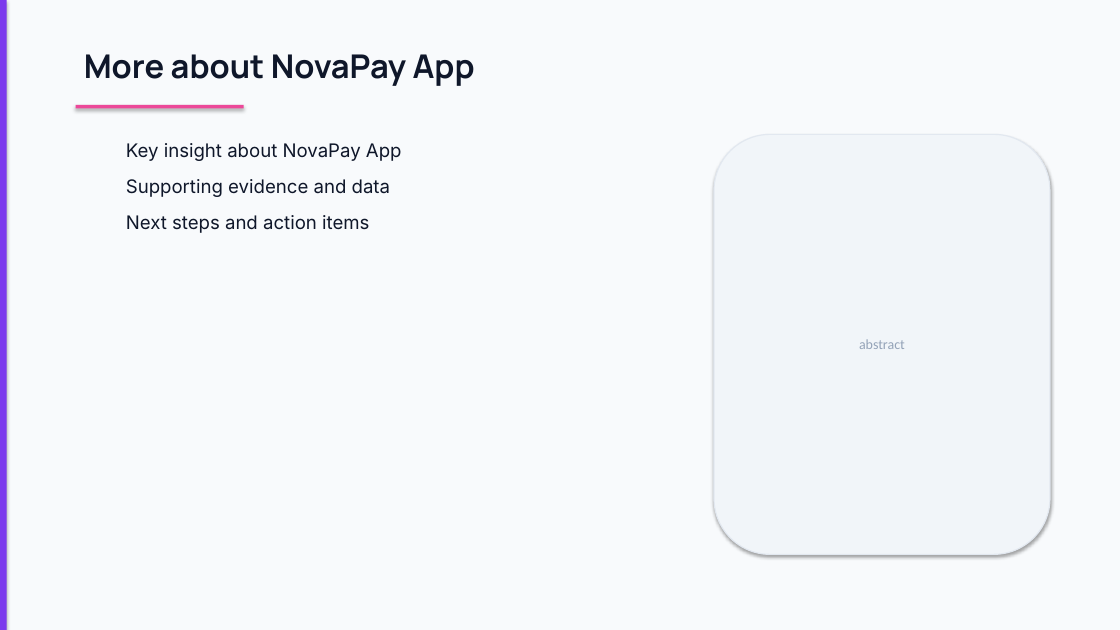
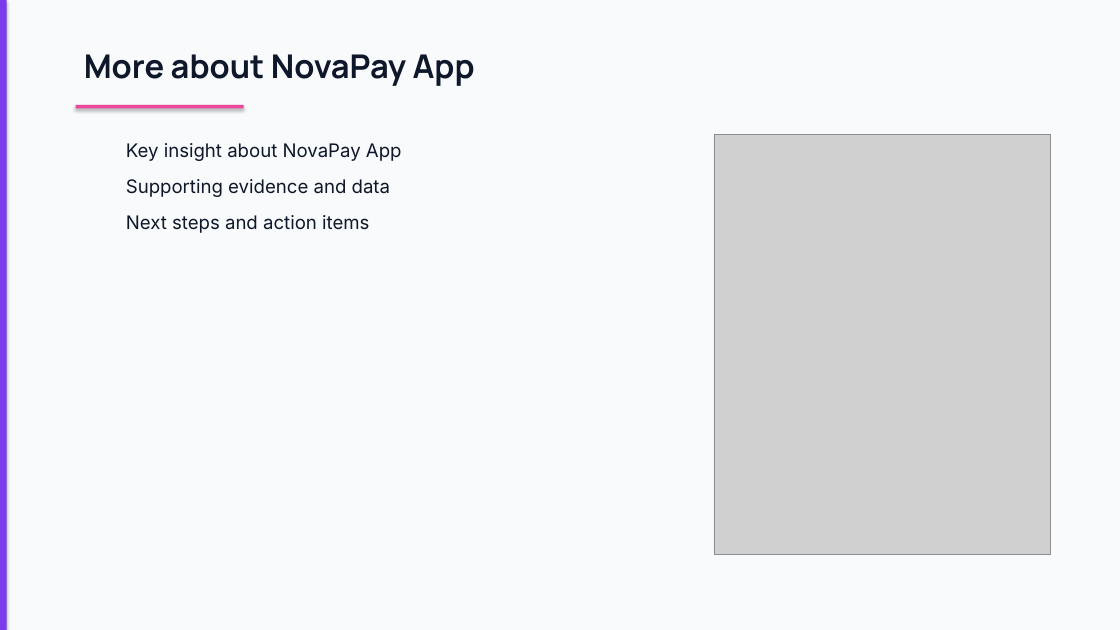
Before and after one commit to sunchaokun/PPT-Design-Skill, a slide deck: slide 12 of examples/04-tech-startup-launch.pptx. Drawn at 1120x630 pixels with LibreOffice and Linux fonts; fonts in the diff are those of the drawing; grey boxes stand for pictures. Boxes give left, top, right and bottom in pixels: in the first picture for what was removed or moved away, otherwise in the second. Text is boxed around its words. In the diff, an @@ line names an element or a change of style, - is before the commit and + after.

```diff
--- a/examples/04-tech-startup-launch.pptx
+++ b/examples/04-tech-startup-launch.pptx
@@ rounded rectangle removed at <box>714,134,1050,555</box> @@
-abstract
@@ picture added at <box>714,134,1050,555</box> @@
```
Also in this commit, not shown: 7 other slides changed, 6 other files.
